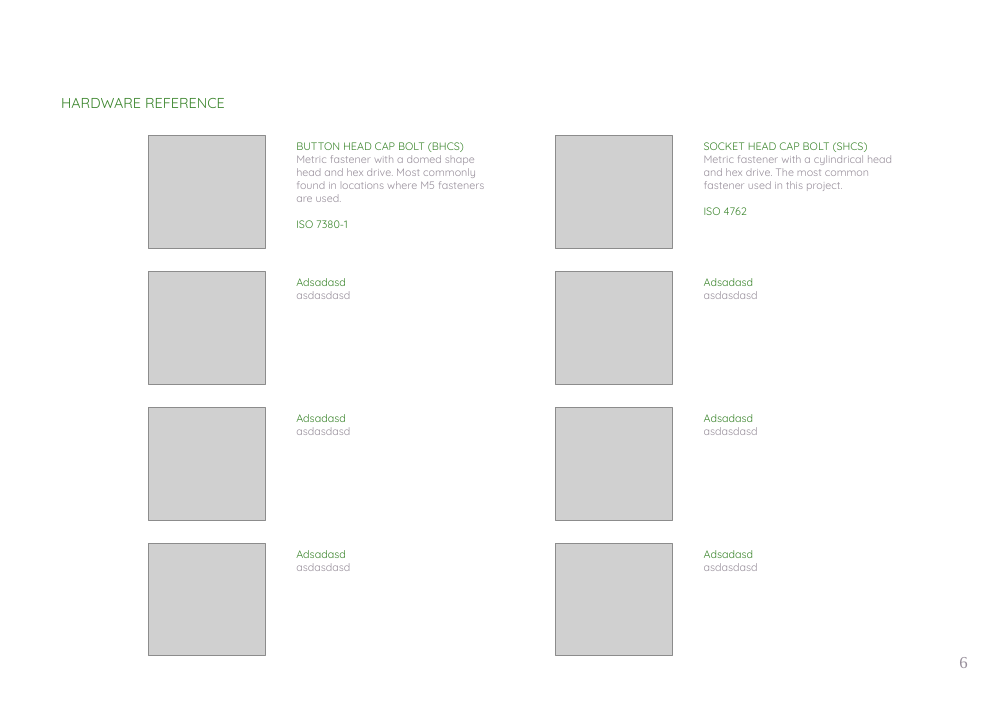
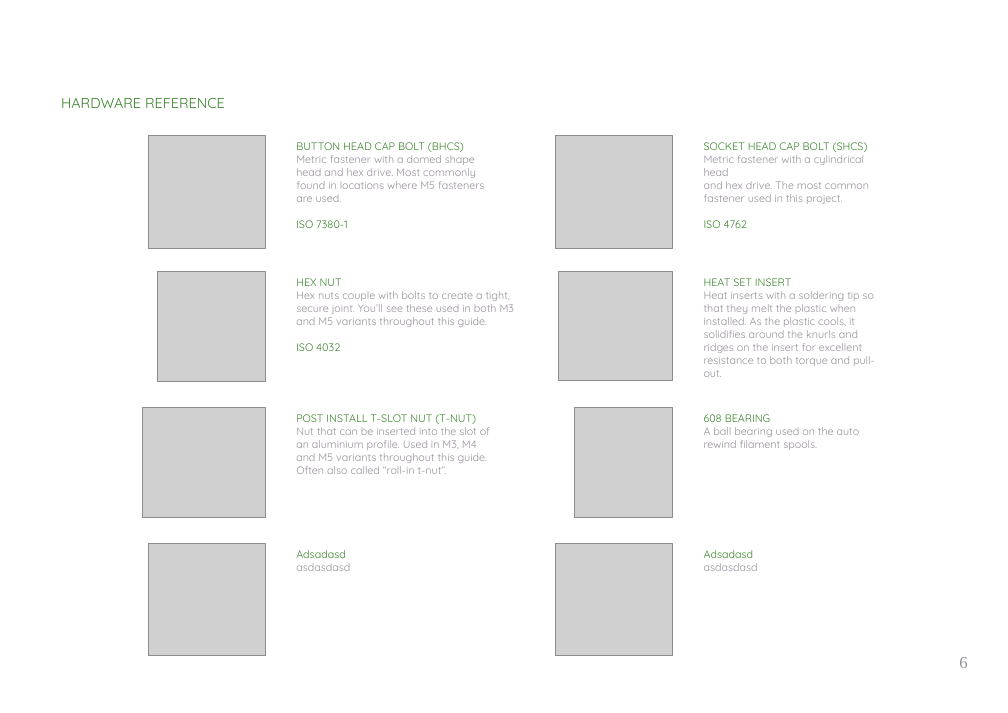
Before and after one commit to Zergie/YAMMU, a slide deck: slide 6 of Manual/Assembly.odp. Drawn at 1008x713 pixels with LibreOffice and Linux fonts; fonts in the diff are those of the drawing; grey boxes stand for pictures. Boxes give left, top, right and bottom in pixels: in the first picture for what was removed or moved away, otherwise in the second. Text is boxed around its words. In the diff, an @@ line names an element or a change of style, - is before the commit and + after.

```diff
--- a/Manual/Assembly.odp
+++ b/Manual/Assembly.odp
@@ text "SOCKET HEAD CAP BOLT (SHCS)" rewrapped from box(704, 142, 892, 215) to box(704, 142, 869, 228) @@
@@ picture: place and size @@
-picture at box(148, 272, 265, 385)
+picture at box(158, 272, 266, 382)
@@ text at box(296, 278, 515, 351): text changed @@
-Adsadasd
-asdasdasd
+HEX NUT
+Hex nuts couple with bolts to create a tight,
+secure joint. You’ll see these used in both M3
+and M5 variants throughout this guide.
+ISO 4032
@@ picture: place and size @@
-picture at box(555, 272, 672, 385)
+picture at box(559, 272, 673, 381)
@@ text removed at box(704, 278, 758, 299) @@
-Adsadasd
-asdasdasd
@@ text added at box(704, 278, 875, 377), 9 pt, text #988F9B @@
+HEAT SET INSERT
+Heat inserts with a soldering tip so that they melt the plastic when installed. As the plastic cools, it solidifies around the knurls and ridges on the insert for excellent resistance to both torque and pull-out.
@@ picture: place and size @@
-picture at box(148, 407, 265, 520)
+picture at box(143, 407, 266, 517)
@@ text at box(296, 414, 490, 474): text changed @@
-Adsadasd
-asdasdasd
+POST INSTALL T-SLOT NUT (T-NUT)
+Nut that can be inserted into the slot of
+an aluminium profile. Used in M3, M4
+and M5 variants throughout this guide.
+Often also called “roll-in t-nut”.
@@ picture: place and size @@
-picture at box(555, 407, 672, 520)
+picture at box(574, 407, 673, 517)
@@ text removed at box(704, 414, 758, 435) @@
-Adsadasd
-asdasdasd
@@ text added at box(704, 414, 860, 450), 9 pt, text #988F9B @@
+608 BEARING
+A ball bearing used on the auto rewind filament spools.
```
Also in this commit, not shown: 3 other slides changed, 5 slides added, 1 other file.
